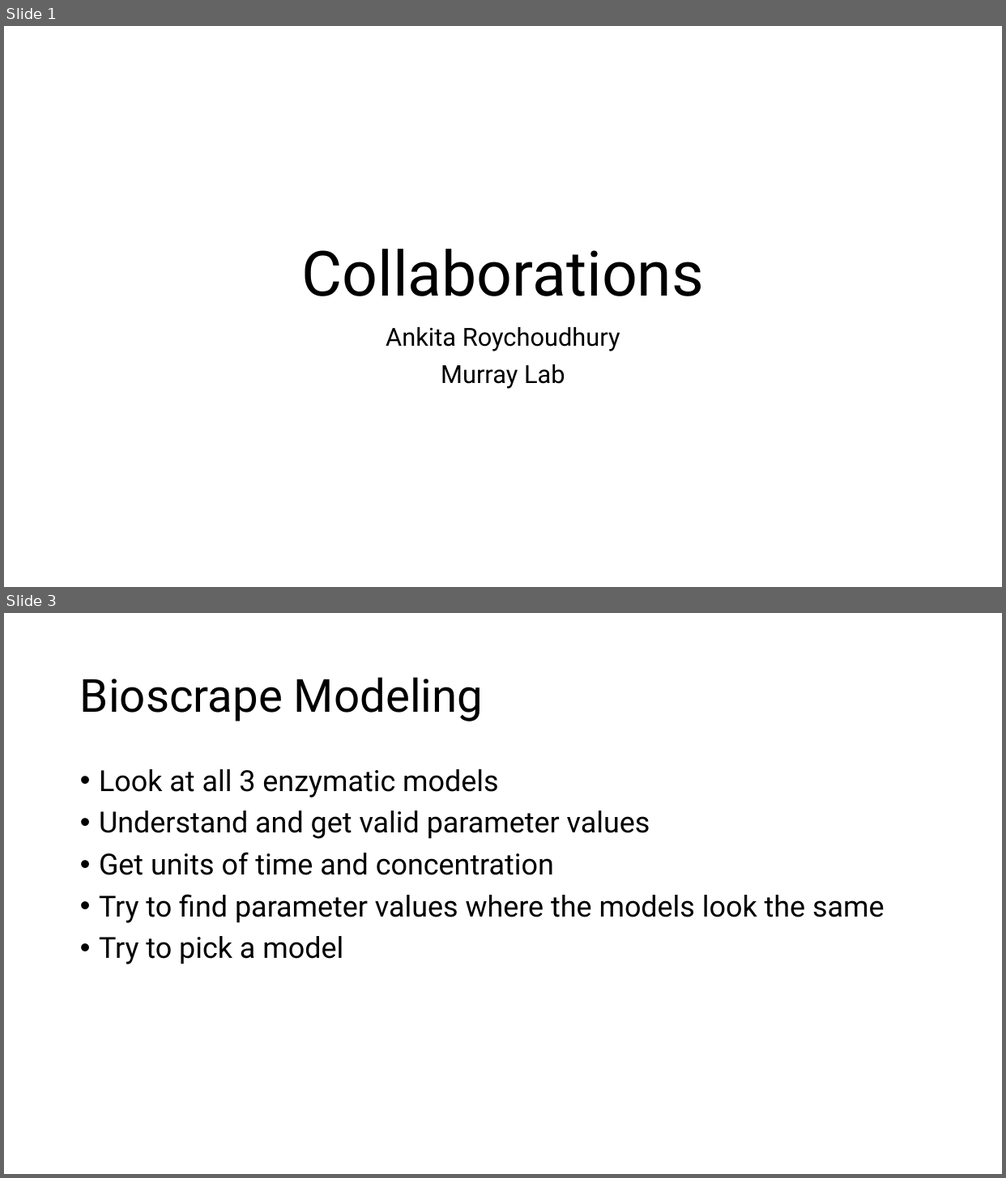
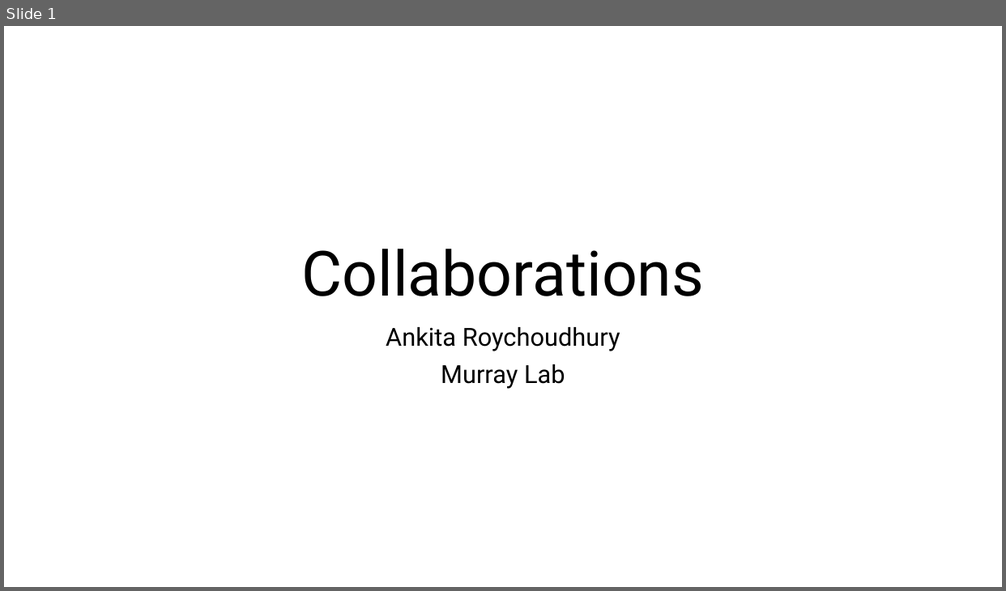
Before and after one commit to AnkitaRoychoudhury/ug_murray, a slide deck: miscellaneous/presentations/20200802_collabs.pptx. Shown one above the other, each under a label of ours: slides 1 and 3 before the commit, slide 1 after it; the slides between them are not shown. The pictures are 1006x1178 and 1006x591 pixels, drawn with LibreOffice and Linux fonts; fonts in the diff are those of the drawing. Boxes give left, top, right and bottom in pixels: in the first picture for what was removed or moved away, otherwise in the second. Text is boxed around its words. In the diff, an @@ line names an element or a change of style, - is before the commit and + after.

```diff
--- a/miscellaneous/presentations/20200802_collabs.pptx
+++ b/miscellaneous/presentations/20200802_collabs.pptx
@@ slide 3 removed at [4,613,1002,1174], background #FFFFFF @@
@@ title removed at [80,677,483,722] @@
-Bioscrape Modeling
@@ text removed at [99,769,884,965] @@
-• Look at all 3 enzymatic models
-• Understand and get valid parameter values
-• Get units of time and concentration
-• Try to find parameter values where the models look the same
-• Try to pick a model
```
Also in this commit, not shown: 1 slide changed, 4 slides added, 8 other files.
